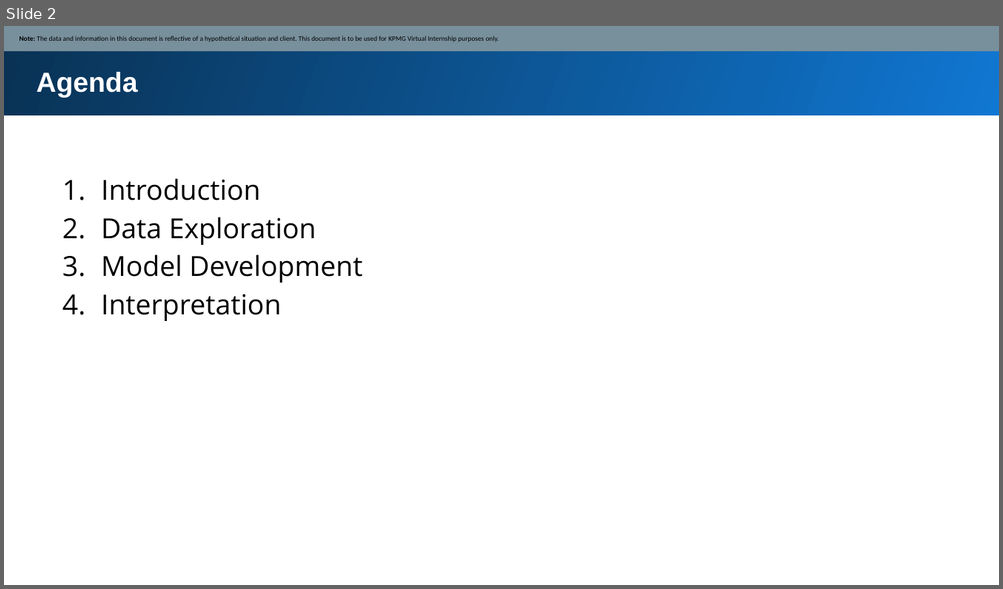
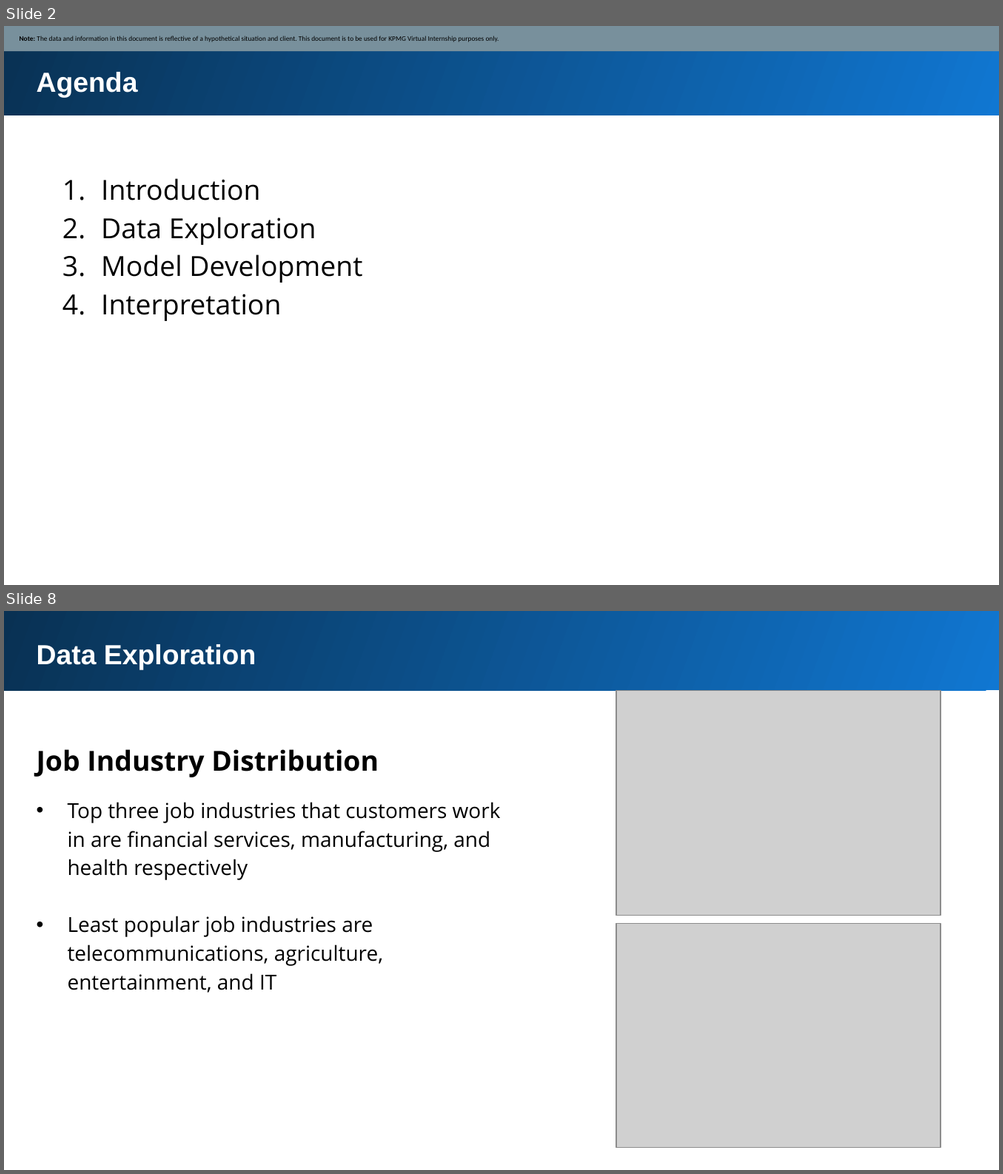
Before and after one commit to daniel8691/Market_strategy_analysis, a slide deck: Module_two/Module_2_Template_slide.pptx. Shown one above the other, each under a label of ours: slide 2 before the commit, slides 2 and 8 after it; the slides between them are not shown. The pictures are 1003x589 and 1003x1174 pixels, drawn with LibreOffice and Linux fonts; fonts in the diff are those of the drawing; grey boxes stand for pictures. Boxes give left, top, right and bottom in pixels: in the first picture for what was removed or moved away, otherwise in the second. Text is boxed around its words. In the diff, an @@ line names an element or a change of style, - is before the commit and + after.

```diff
--- a/Module_two/Module_2_Template_slide.pptx
+++ b/Module_two/Module_2_Template_slide.pptx
@@ slide 8 added at [4,611,999,1170], background #FFFFFF @@
@@ rectangle added at [4,611,999,691], fill gradient #1077D2 to #093153 @@
@@ text added at [37,644,256,670], 20 pt, text #FFFFFF, bold @@
+Data Exploration
@@ picture added at [616,691,940,915] @@
@@ text added at [37,749,378,777], 20 pt, text #000000, bold @@
+Job Industry Distribution
@@ text added at [68,802,501,993], 15 pt, text #000000 @@
+• Top three job industries that customers work in are financial services, manufacturing, and health respectively
+• Least popular job industries are telecommunications, agriculture, entertainment, and IT
@@ picture added at [616,924,940,1148] @@
```
Also in this commit, not shown: 1 slide changed, 11 other slides added, 5 slides removed, 17 other files.
